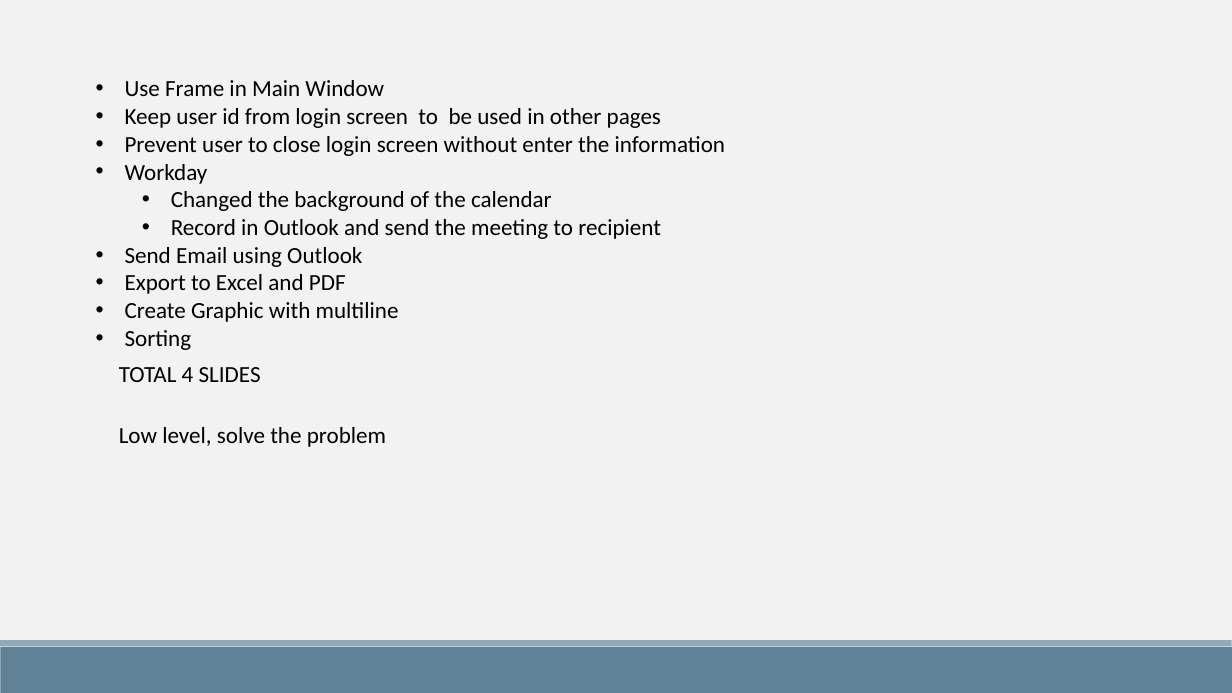
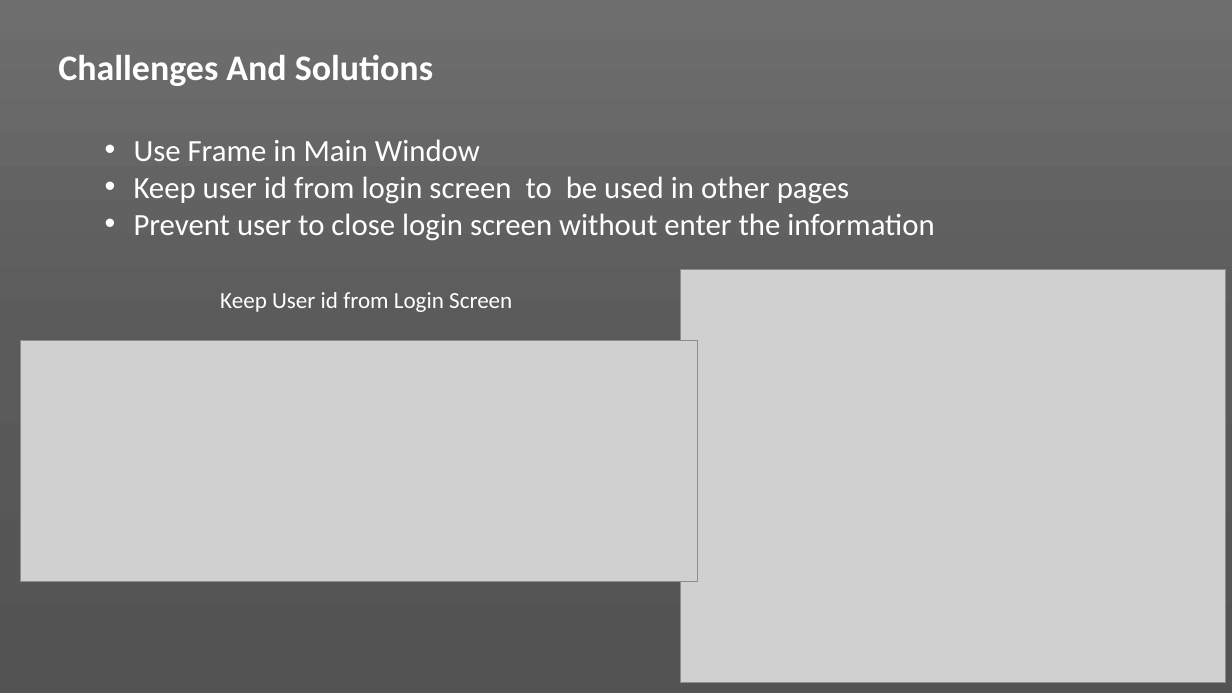
Before and after one commit to winotoj/ipd10-dotnet-CRM-Project, a slide deck: slide 5 of CRM PROJECT.pptx. Drawn at 1232x693 pixels with LibreOffice and Linux fonts; fonts in the diff are those of the drawing; grey boxes stand for pictures. Boxes give left, top, right and bottom in pixels: in the first picture for what was removed or moved away, otherwise in the second. Text is boxed around its words. In the diff, an @@ line names an element or a change of style, - is before the commit and + after.

```diff
--- a/CRM PROJECT.pptx
+++ b/CRM PROJECT.pptx
@@ background #F2F2F2 to gradient #6E6E6E to #5B5B5B to #545454 @@
@@ text "Challenges And Solutions": place and size @@
-text "Challenges And Solutions" at [125,80,726,350]
+text "Challenges And Solutions" at [58,55,934,241]
@@ text at [58,55,433,86]: paragraph added @@
+Challenges And Solutions
@@ text at [134,139,934,241]: size 18 to 24 pt, text colour #000000 to #FFFFFF in "Use Frame in Main Window", "Keep user id from login screen to ...", "Prevent user to close login screen without ..."; list level 1 to 2 in "Use Frame in Main Window"; list level 1 to 2 in "Keep user id from login ..."; list level 1 to 2 in "Prevent user to close login ..." @@
@@ text at [125,164,661,350]: paragraphs removed @@
-• Workday
-  • Changed the background of the calendar
-  • Record in Outlook and send the meeting to recipient
-• Send Email using Outlook
-• Export to Excel and PDF
-• Create Graphic with multiline
-• Sorting
@@ text added at [220,292,512,312], 18 pt, text #FFFFFF @@
+Keep User id from Login Screen
@@ picture added at [680,270,1226,683] @@
@@ picture added at [20,340,698,582] @@
@@ text removed at [119,367,261,382] @@
-TOTAL 4 SLIDES
@@ text removed at [119,427,386,447] @@
-Low level, solve the problem
@@ rectangle removed at [0,647,1232,693] @@
@@ rectangle removed at [0,640,1232,647] @@
```
Also in this commit, not shown: 4 other slides changed, 4 slides added, 2 slides removed, 2 other files.
